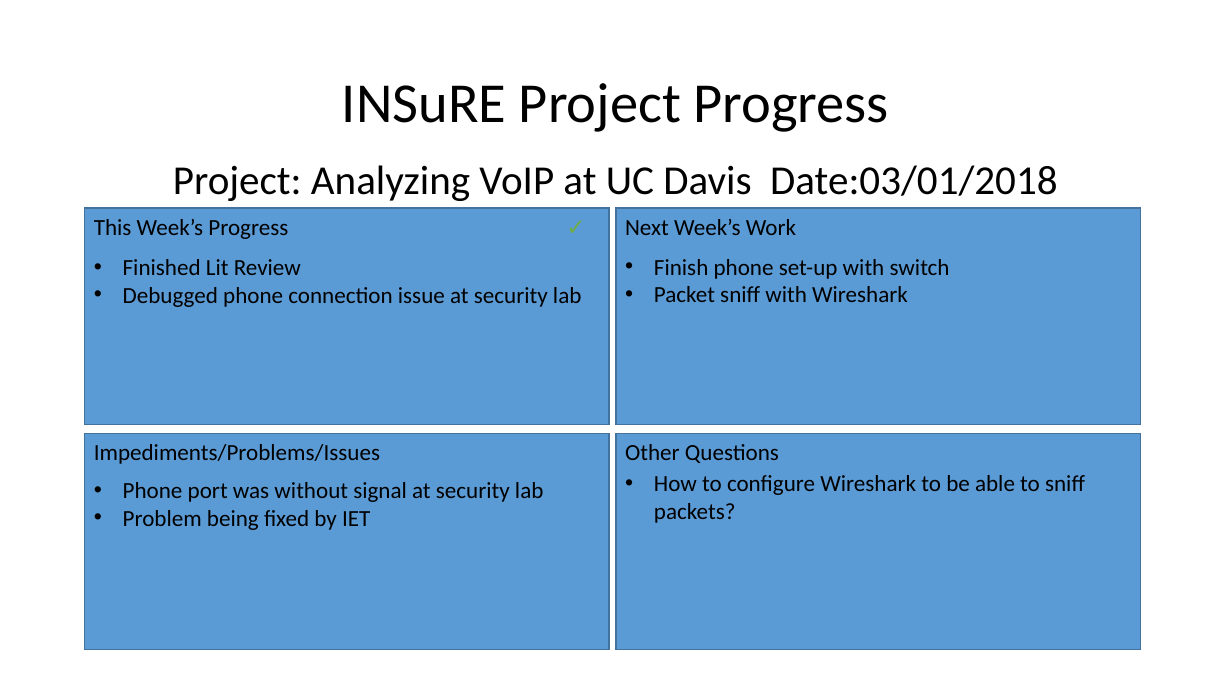
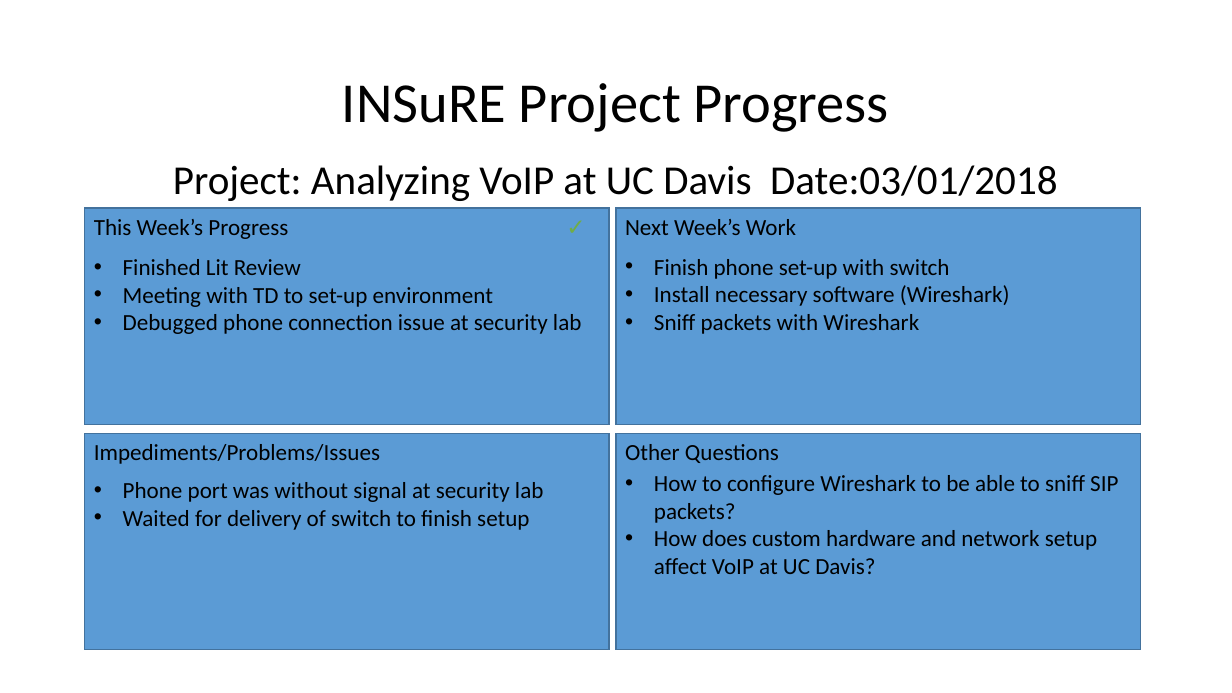
Before and after one commit to meongithub/ecs289M, a slide deck: slide 2 of weekly_dashboard/dashboard-03-01.pptx. Drawn at 1232x693 pixels with LibreOffice and Linux fonts; fonts in the diff are those of the drawing. Boxes give left, top, right and bottom in pixels: in the first picture for what was removed or moved away, otherwise in the second. Text is boxed around its words. In the diff, an @@ line names an element or a change of style, - is before the commit and + after.

```diff
--- a/weekly_dashboard/dashboard-03-01.pptx
+++ b/weekly_dashboard/dashboard-03-01.pptx
@@ text at <box>123,287,493,307</box>: paragraph added @@
+• Meeting with TD to set-up environment
@@ text at <box>654,285,1010,334</box>: text changed @@
-• Packet sniff with Wireshark
+• Install necessary software (Wireshark)
+• Sniff packets with Wireshark
@@ text at <box>654,475,1118,574</box>: text changed @@
-• How to configure Wireshark to be able to sniff packets?
+• How to configure Wireshark to be able to sniff SIP packets?
+• How does custom hardware and network setup affect VoIP at UC Davis?
@@ text at <box>123,510,529,530</box>: text changed @@
-• Problem being fixed by IET
+• Waited for delivery of switch to finish setup
```
Also in this commit, not shown: 1 other slide changed.
